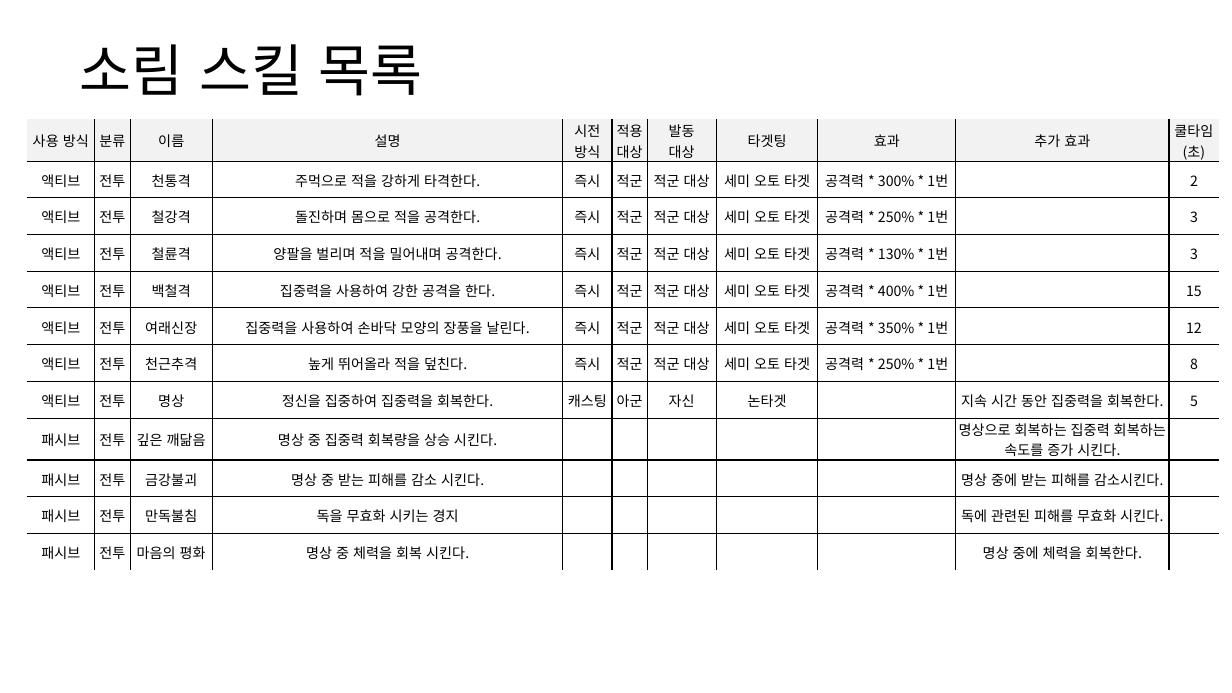
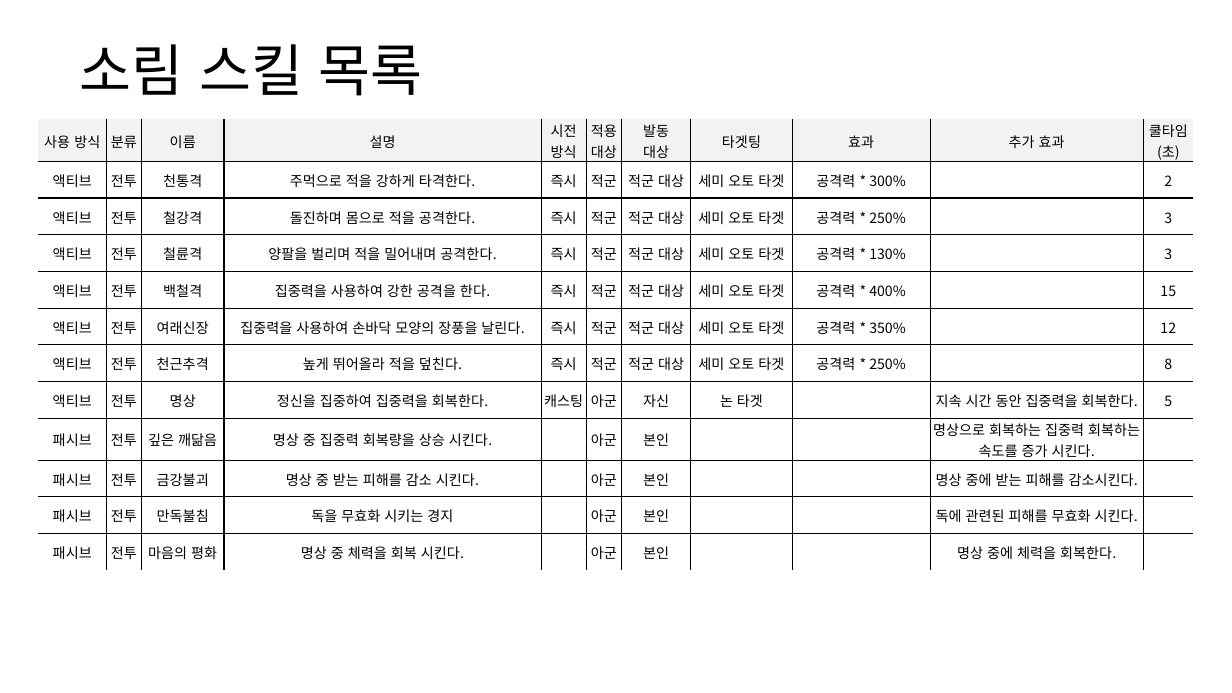
Before and after one commit to yjk0401/unityenginebasic_9th, a slide deck: slide 20 of 기획/방랑엽사전/스킬 기획서.pptx. Drawn at 1232x693 pixels with LibreOffice and Linux fonts; fonts in the diff are those of the drawing. Boxes give left, top, right and bottom in pixels: in the first picture for what was removed or moved away, otherwise in the second. Text is boxed around its words. In the diff, an @@ line names an element or a change of style, - is before the commit and + after.

```diff
--- a/기획/방랑엽사전/스킬 기획서.pptx
+++ b/기획/방랑엽사전/스킬 기획서.pptx
@@ table at (38, 119, 1193, 563) @@
-row 2, column 9: 공격력 * 300% * 1번
+row 2, column 9: 공격력 * 300%
-row 3, column 9: 공격력 * 250% * 1번
+row 3, column 9: 공격력 * 250%
-row 4, column 9: 공격력 * 130% * 1번
+row 4, column 9: 공격력 * 130%
-row 5, column 9: 공격력 * 400% * 1번
+row 5, column 9: 공격력 * 400%
-row 6, column 9: 공격력 * 350% * 1번
+row 6, column 9: 공격력 * 350%
-row 7, column 9: 공격력 * 250% * 1번
+row 7, column 9: 공격력 * 250%
-row 8, column 8: 논타겟
+row 8, column 8: 논 타겟
-row 9, column 6: 
+row 9, column 6: 아군
-row 9, column 7: 
+row 9, column 7: 본인
-row 10, column 6: 
+row 10, column 6: 아군
-row 10, column 7: 
+row 10, column 7: 본인
-row 11, column 6: 
+row 11, column 6: 아군
-row 11, column 7: 
+row 11, column 7: 본인
-row 12, column 6: 
+row 12, column 6: 아군
-row 12, column 7: 
+row 12, column 7: 본인
@@ table: place and size @@
-table at (27, 119, 1219, 563)
+table at (38, 119, 1193, 563)
```
Also in this commit, not shown: 10 other slides changed, 2 slides added, 1 other file.
